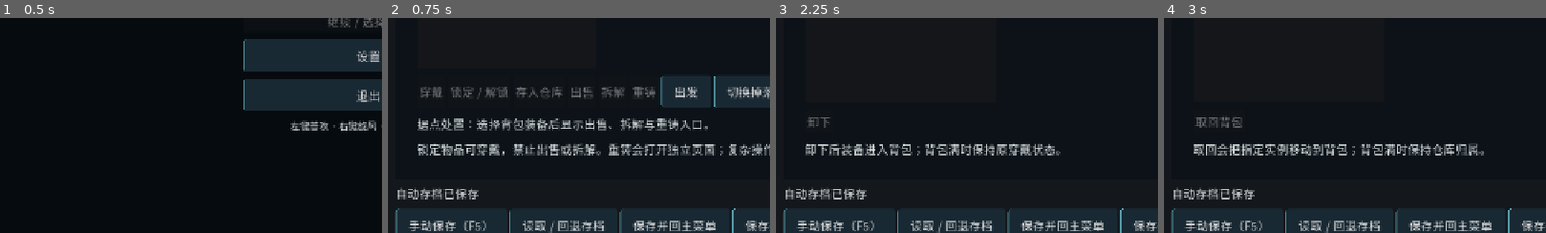
Above: before the commit, frames 1-4 (left to right).
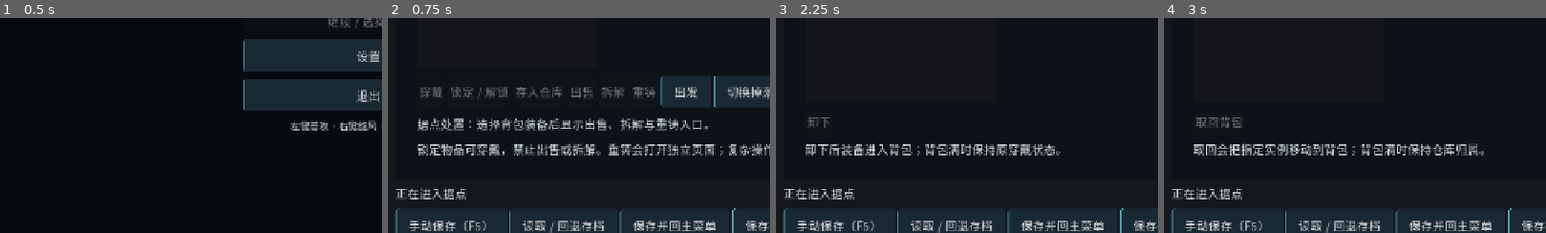
Above: after the commit, the same moments.

Repository: w7775p/relic-ARPG
Game: Godot game, scene res://app/boot/boot.tscn
The game is run twice, just before and just after one commit, with the same random seed, the same clock (stepped at 60 frames per second) and the same inputs.
Inputs:
- Up to frame 1 (0.5 s): no input
- Up to frame 2 (0.75 s): click "新建角色" at 0.5 s
- Up to frame 3 (2.25 s): click "背包" at 1.25 s; click "已装备" at 2 s
- Up to frame 4 (3 s): click "仓库" at 2.75 s
The pictures show only the part of the screen within x 2-52%, y 50-100%; the shares and areas given below are measured in that part.

Frame 1 is identical in both runs. In frame 2, 0.7% of the frame differs, in the area x 2-24%, y 78-85%; in frame 3, 0.7%; in frame 4, 0.7%.
Error after the commit: Invalid access to property or key 'inventory_panel' on a base object of type 'Control (HubHUD)'. (res://world/hub/hub.gd:52)

Commit message:
refactor: 删除 HubHUD 临时兼容别名

Diff:
--- a/game/ui/hub/hub_hud.gd
+++ b/game/ui/hub/hub_hud.gd
@@ -15,13 +15,6 @@
 var inventory: InventoryState
 var salvage_service: SalvageService
 var reforge_service: ReforgeService
-var inventory_panel: BackpackPage
-var salvage_button: Button
-var salvage_info: Label
-var reforge_entry_button: Button
-var reforge_button: Button
-var reforge_info: Label
-var reforge_selector: OptionButton
 var _return_item_id: String = ""
 var _current_page: String = "backpack"
 
@@ -59,14 +52,6 @@
 	loadout_page.reset_requested.connect(_on_reset_requested)
 	reforge_page.closed.connect(_on_reforge_closed)
 	reforge_page.reforged.connect(_on_reforged)
-	# 临时兼容别名；旧回归迁移完成后删除。
-	inventory_panel = backpack_page
-	salvage_button = backpack_page.salvage_button
-	salvage_info = backpack_page.salvage_info
-	reforge_entry_button = backpack_page.reforge_button
-	reforge_button = reforge_page.action_button
-	reforge_info = reforge_page.preview_label
-	reforge_selector = reforge_page.position_selector
 	show_page("backpack")
 	refresh()
 
@@ -233,7 +218,7 @@
 	reforge_page.open_item(item_id)
 	reforge_opened.emit(item_id)
 
-## 隐藏页也可准备预览，兼容现有自动回归而不影响实际页面切换。
+## 隐藏重铸页也可按当前选择准备预览，供黑盒发布回归读取。
 func prime_reforge_from_selection() -> void:
 	var item_id: String = selected_item_id()
 	if not item_id.is_empty():
@@ -255,7 +240,7 @@
 	_refresh_backpack_services()
 	reforged.emit(item_id)
 
-## 兼容现有回归入口：刷新背包服务按钮。
+## 刷新背包服务按钮，结构回归可显式请求稳定状态。
 func refresh_inventory_actions() -> void:
 	backpack_page.refresh()
 	_refresh_backpack_services()
